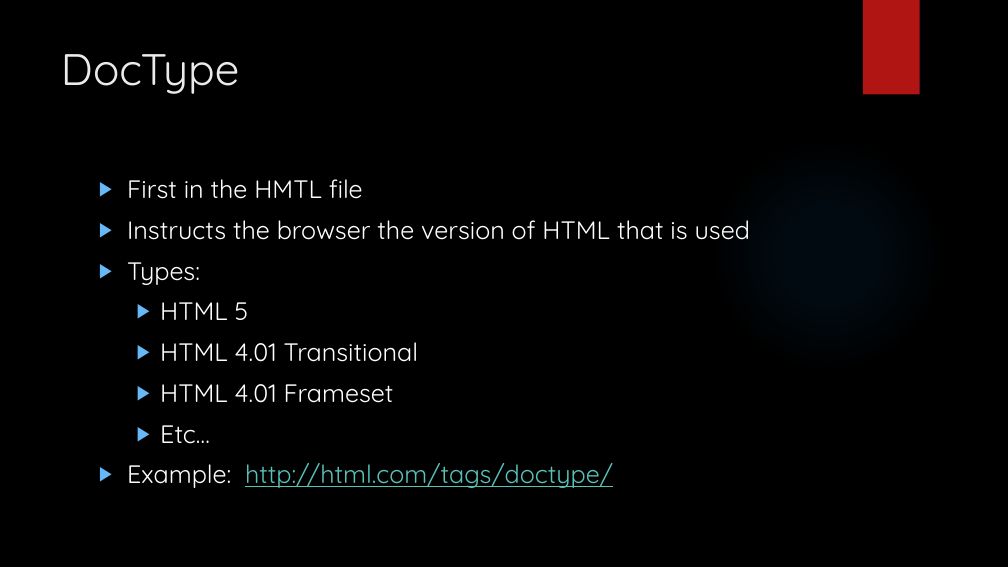
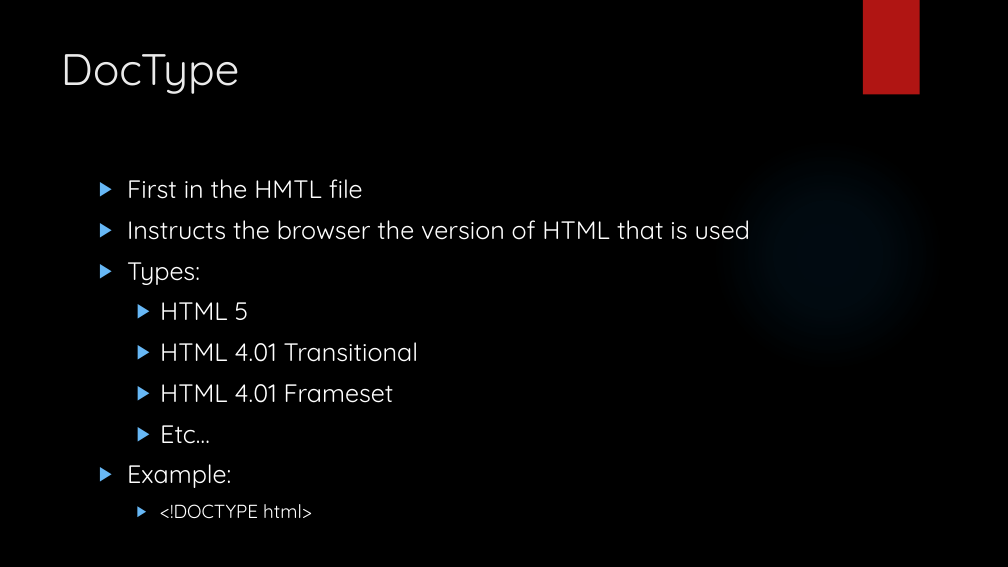
Before and after one commit to LogolsLLC/Logols-May2018, a slide deck: slide 5 of Slides/07_HTML_TrainingPlan.pptx. Drawn at 1008x567 pixels with LibreOffice and Linux fonts; fonts in the diff are those of the drawing; background and template pictures are left out. Boxes give left, top, right and bottom in pixels: in the first picture for what was removed or moved away, otherwise in the second. Text is boxed around its words. In the diff, an @@ line names an element or a change of style, - is before the commit and + after.

```diff
--- a/Slides/07_HTML_TrainingPlan.pptx
+++ b/Slides/07_HTML_TrainingPlan.pptx
@@ text at (x1=127, y1=464, x2=312, y2=518): text changed; size 24 to 18 pt; text colour #58C1BA to #FFFFFF @@
-▶ Example: http://html.com/tags/doctype/
+▶ Example:
+  ▶ <!DOCTYPE html>
```
Also in this commit, not shown: 4 other slides changed, 7 other files.
